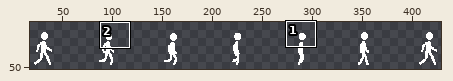
Sprite sheet, stored at assets/WalkSheet.png. The first picture is a wide view before the edit; the outline marks the close-up.
Close-up. Before:
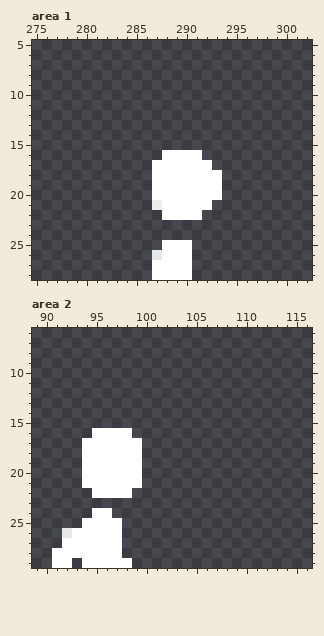
The file is 448x64 pixels. Colours within 5 levels of each other are drawn and written as one. Shown: area 1: x 275..302, y 5..28; area 2: x 89..116, y 6..29. The wide view leaves out empty margins. The commit also changed other parts of the picture, which this record leaves out.
After:
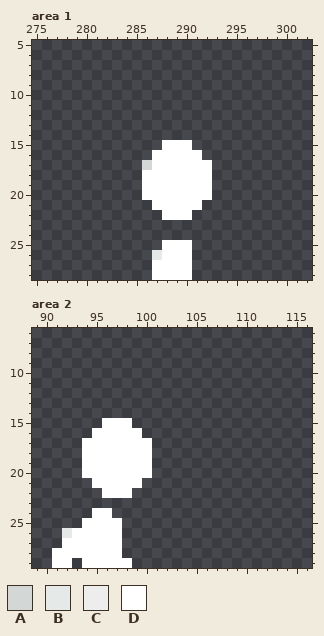
Palette (. is transparent): A #d3d7d5  B #e5e9e7  C #ededed  D #ffffff
Difference:
--- area 1
@@ x 284..295 @@
 14 ............
-15 ............
-16 ....DDDD....
-17 ...DDDDDD...
-18 ...DDDDDDD..
-19 ...DDDDDDD..
-20 ...DDDDDDD..
-21 ...CDDDDD...
-22 ....DDDD....
+15 ....DDD.....
+16 ...DDDDD....
+17 ..ADDDDDD...
+18 ..DDDDDDD...
+19 ..DDDDDDD...
+20 ..DDDDDDD...
+21 ...DDDDD....
+22 ....DDD.....
 23 ............
--- area 2
@@ x 92..102 @@
 14 ...........
-15 ...........
-16 ...DDDD....
-17 ..DDDDDD...
-18 ..DDDDDD...
-19 ..DDDDDD...
-20 ..DDDDDD...
-21 ..DDDDDD...
-22 ...DDDD....
+15 ....DDD....
+16 ...DDDDD...
+17 ..DDDDDDD..
+18 ..DDDDDDD..
+19 ..DDDDDDD..
+20 ..DDDDDDD..
+21 ...DDDDD...
+22 ....DDD....
 23 ...........
